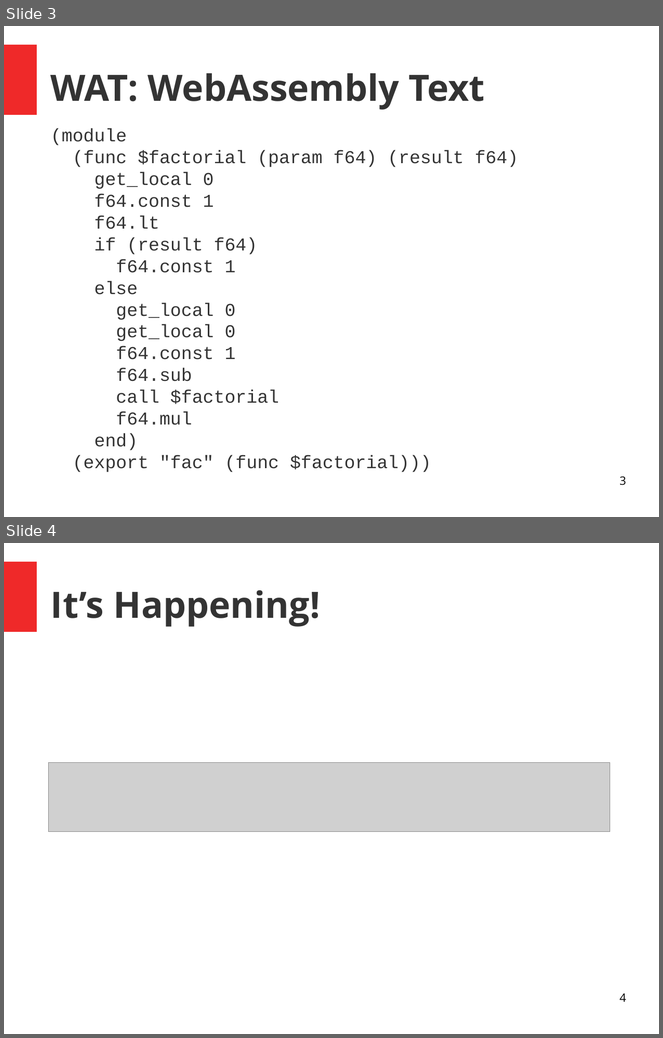
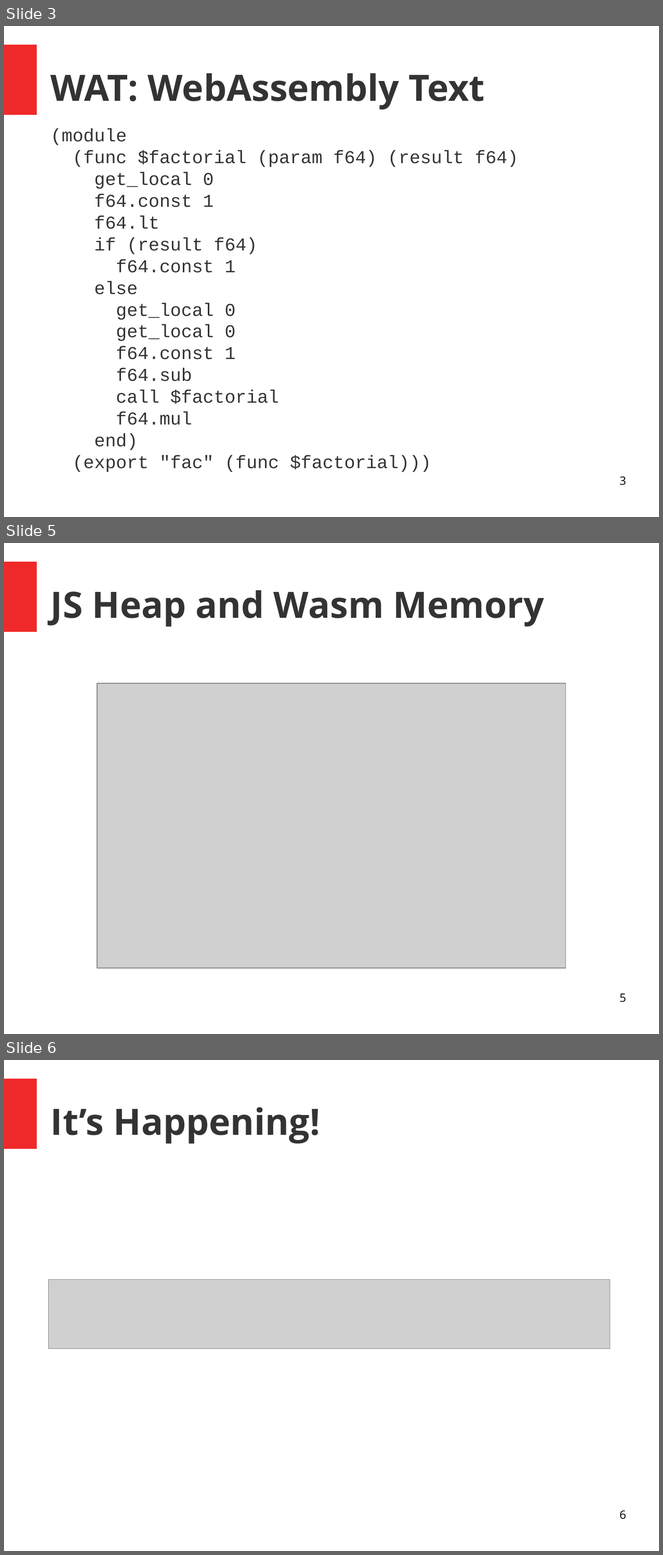
Before and after one commit to pdxrust/rust-wasm-workshop, a slide deck: rust-wasm-workshop-intro-slides.odp. Shown one above the other, each under a label of ours: slides 3 and 4 before the commit, slides 3, 5 and 6 after it; the slides between them are not shown. The pictures are 663x1038 and 663x1555 pixels, drawn with LibreOffice and Linux fonts; fonts in the diff are those of the drawing; grey boxes stand for pictures. Boxes give left, top, right and bottom in pixels: in the first picture for what was removed or moved away, otherwise in the second. Text is boxed around its words. In the diff, an @@ line names an element or a change of style, - is before the commit and + after.

Commit message:
Add slides about wasm memory

```diff
--- a/rust-wasm-workshop-intro-slides.odp
+++ b/rust-wasm-workshop-intro-slides.odp
@@ slide 5 added at [4,543,659,1034], background #FFFFFF; not listed: 1 template element that a slide beside it also shows @@
@@ title added at [51,590,544,627], 44 pt, text #333333, bold @@
+JS Heap and Wasm Memory
@@ picture added at [98,683,567,969] @@
@@ page number added at [620,994,626,1003], 14 pt, text #000000 @@
+5
@@ what was slide 4 is now slide 6 @@
@@ page number at [620,1511,626,1520]: text changed @@
-4
+6
```
Also in this commit, not shown: 1 slide changed, 1 other slide added.
